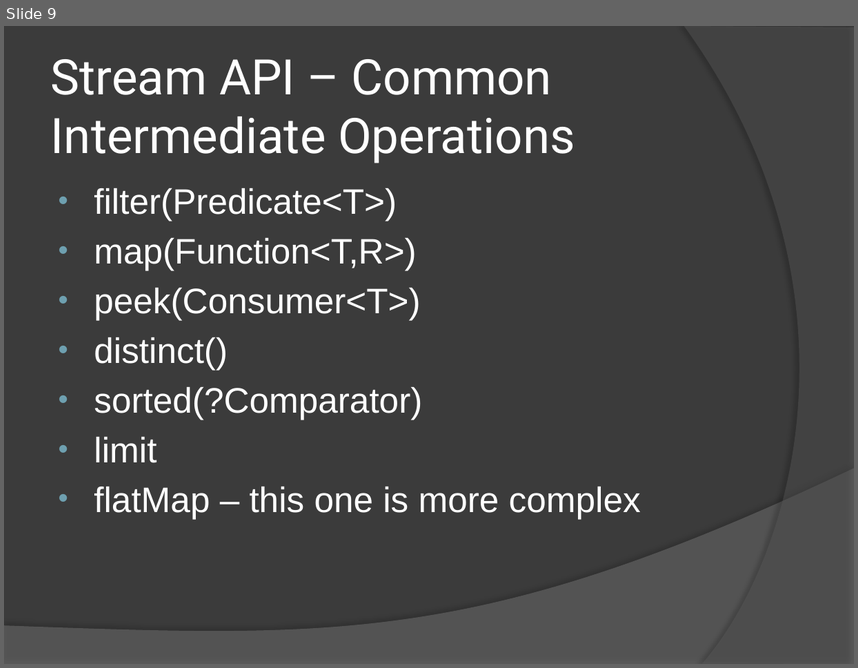
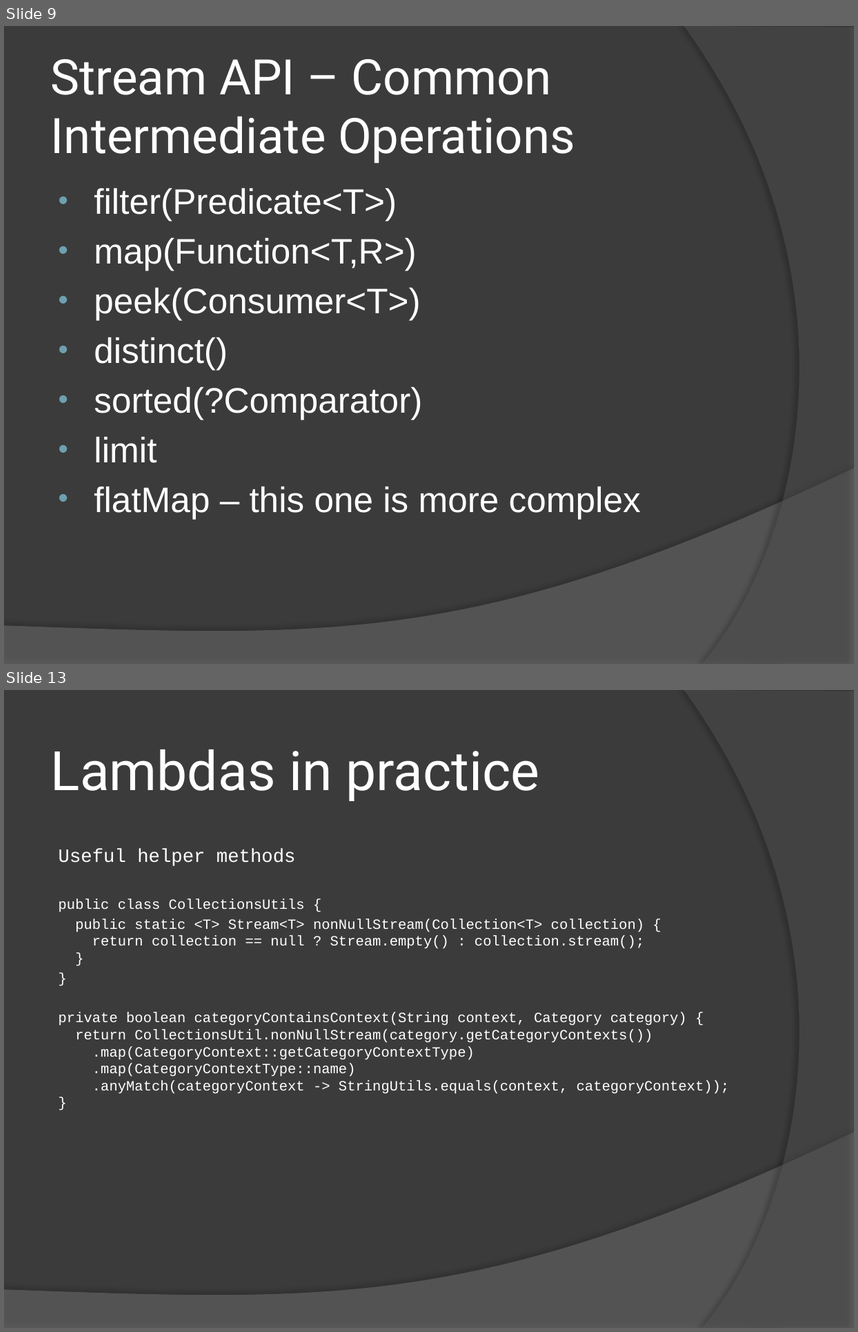
Before and after one commit to jeremymefford/java8-streams-training, a slide deck: java 8 stream training.pptx. Shown one above the other, each under a label of ours: slide 9 before the commit, slides 9 and 13 after it; the slides between them are not shown. The pictures are 858x668 and 858x1332 pixels, drawn with LibreOffice and Linux fonts; fonts in the diff are those of the drawing. Boxes give left, top, right and bottom in pixels: in the first picture for what was removed or moved away, otherwise in the second. Text is boxed around its words. In the diff, an @@ line names an element or a change of style, - is before the commit and + after.

```diff
--- a/java 8 stream training.pptx
+++ b/java 8 stream training.pptx
@@ slide 13 added at [4,690,854,1328], background #3B3B3B; not listed: 2 template elements that a slide beside it also shows @@
@@ title added at [51,749,539,801], 46 pt, text #FFFFFF @@
+Lambdas in practice
@@ text added at [59,848,730,1094], 12 pt, text #FFFFFF @@
+Useful helper methods
+public class CollectionsUtils {
+public static <T> Stream<T> nonNullStream(Collection<T> collection) {
+return collection == null ? Stream.empty() : collection.stream();
+}
+}
+private boolean categoryContainsContext(String context, Category category) {
+return CollectionsUtil.nonNullStream(category.getCategoryContexts())
+.map(CategoryContext::getCategoryContextType)
+.map(CategoryContextType::name)
+.anyMatch(categoryContext -> StringUtils.equals(context, categoryContext));
+}
```
Also in this commit, not shown: 5 other slides added.
